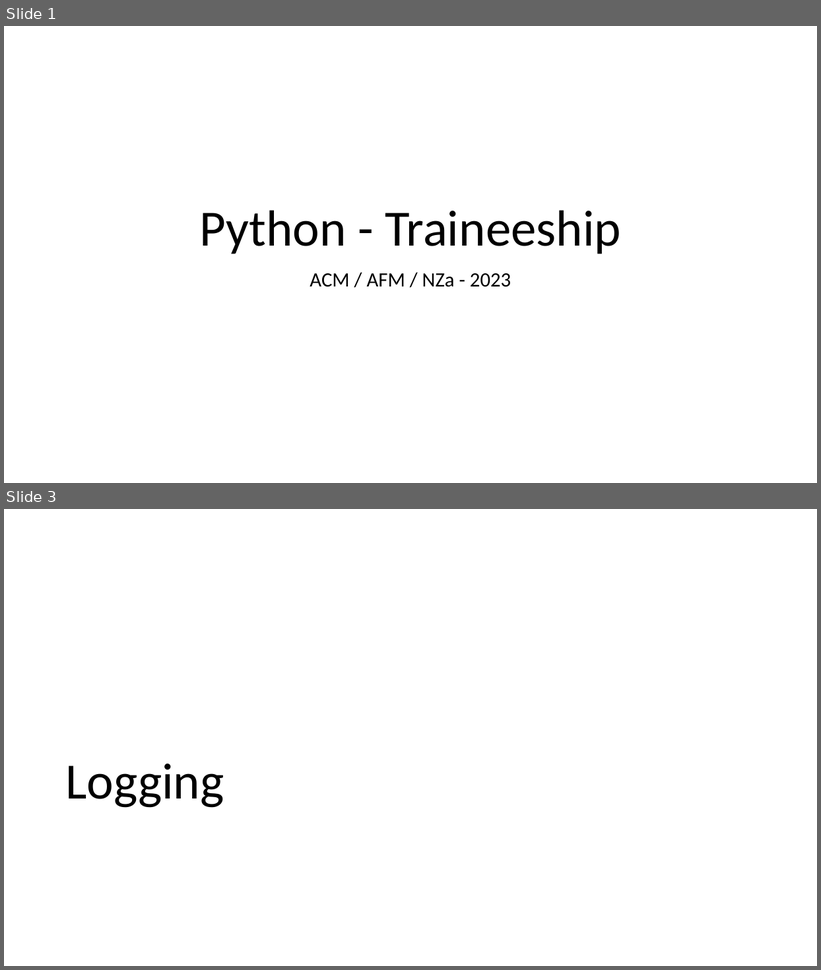
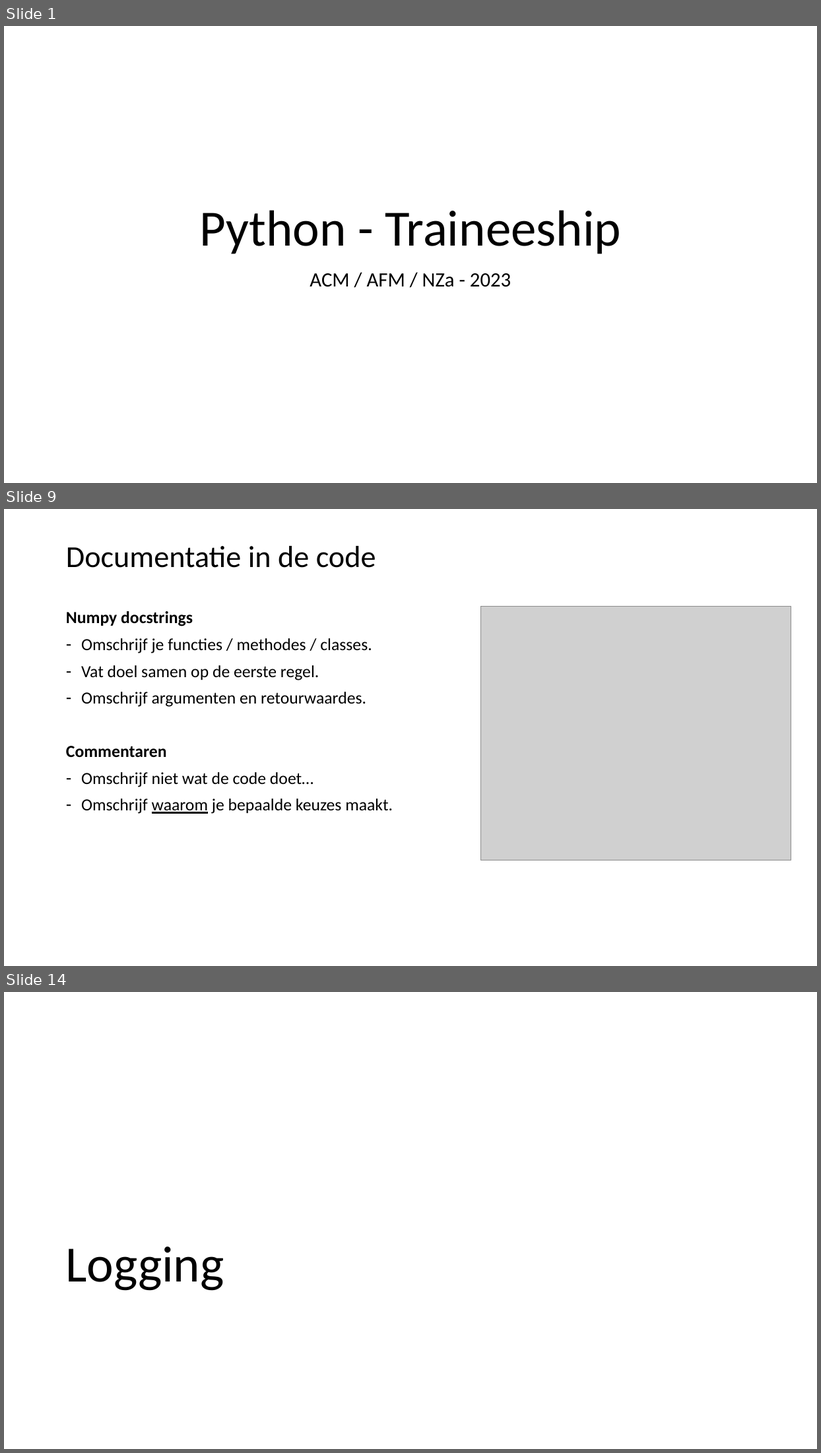
Before and after one commit to LFKoning/knowledge-sharing, a slide deck: python_trainees/2_style_logging_error_handling/python_traineeship_2.pptx. Shown one above the other, each under a label of ours: slides 1 and 3 before the commit, slides 1, 9 and 14 after it; the slides between them are not shown. The pictures are 821x970 and 821x1453 pixels, drawn with LibreOffice and Linux fonts; fonts in the diff are those of the drawing; grey boxes stand for pictures. Boxes give left, top, right and bottom in pixels: in the first picture for what was removed or moved away, otherwise in the second. Text is boxed around its words. In the diff, an @@ line names an element or a change of style, - is before the commit and + after.

```diff
--- a/python_trainees/2_style_logging_error_handling/python_traineeship_2.pptx
+++ b/python_trainees/2_style_logging_error_handling/python_traineeship_2.pptx
@@ slide 9 added at bbox=[4, 509, 817, 966], background #FFFFFF @@
@@ title added at bbox=[66, 546, 376, 568], 36 pt, text #000000 @@
+Documentatie in de code
@@ picture added at bbox=[481, 606, 791, 860] @@
@@ text added at bbox=[66, 611, 393, 814], 20 pt, text #000000 @@
+Numpy docstrings
+– Omschrijf je functies / methodes / classes.
+– Vat doel samen op de eerste regel.
+– Omschrijf argumenten en retourwaardes.
+Commentaren
+– Omschrijf niet wat de code doet…
+– Omschrijf waarom je bepaalde keuzes maakt.
@@ what was slide 3 is now slide 14 @@
```
Also in this commit, not shown: 1 slide changed, 10 other slides added, 1 other file.
